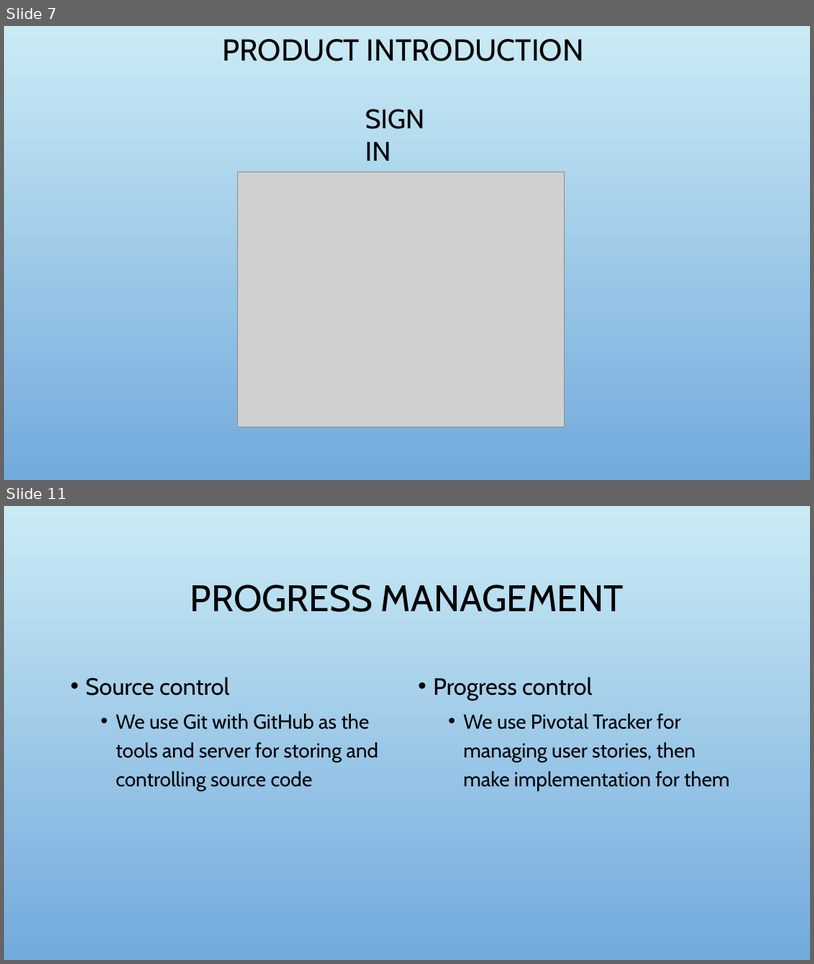
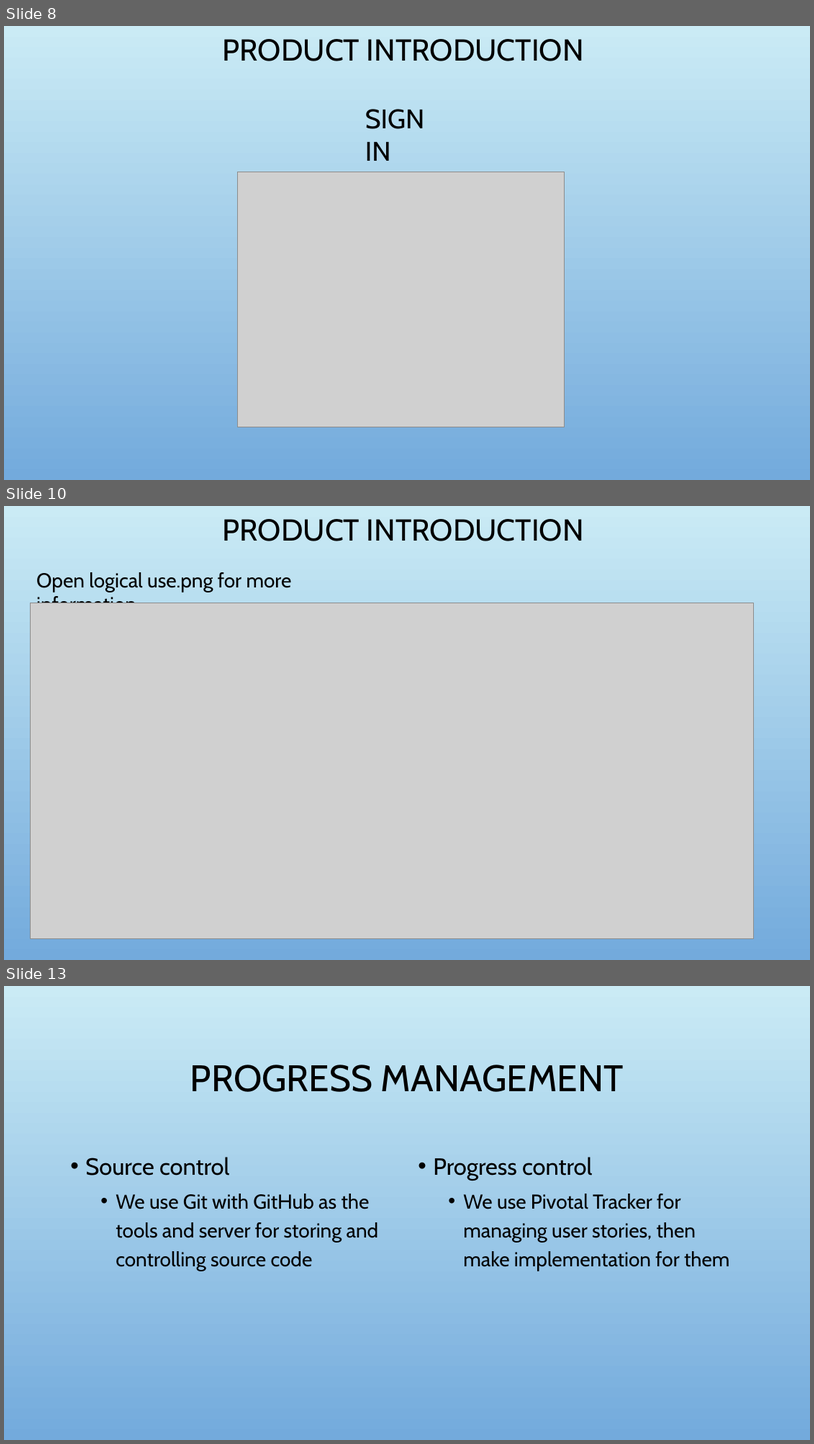
Before and after one commit to nhunght57/EnglishStudy_Web, a slide deck: report/Project Report.pptx. Shown one above the other, each under a label of ours: slides 7 and 11 before the commit, slides 8, 10 and 13 after it; the slides between them are not shown. The pictures are 814x964 and 814x1444 pixels, drawn with LibreOffice and Linux fonts; fonts in the diff are those of the drawing; grey boxes stand for pictures; background and template pictures are left out. Boxes give left, top, right and bottom in pixels: in the first picture for what was removed or moved away, otherwise in the second. Text is boxed around its words. In the diff, an @@ line names an element or a change of style, - is before the commit and + after.

```diff
--- a/report/Project Report.pptx
+++ b/report/Project Report.pptx
@@ slide 10 added at (4,506,810,960), background picture (left out) @@
@@ title added at (223,519,584,541), 36 pt, text #000000 @@
+PRODUCT INTRODUCTION
@@ text added at (36,572,292,603), 24 pt, text #000000 @@
+Open logical use.png for more information
@@ picture added at (31,602,754,938) @@
@@ what was slide 7 is now slide 8 @@
@@ what was slide 11 is now slide 13 @@
```
Also in this commit, not shown: 6 slides changed, 21 other slides added, 2 slides removed.
